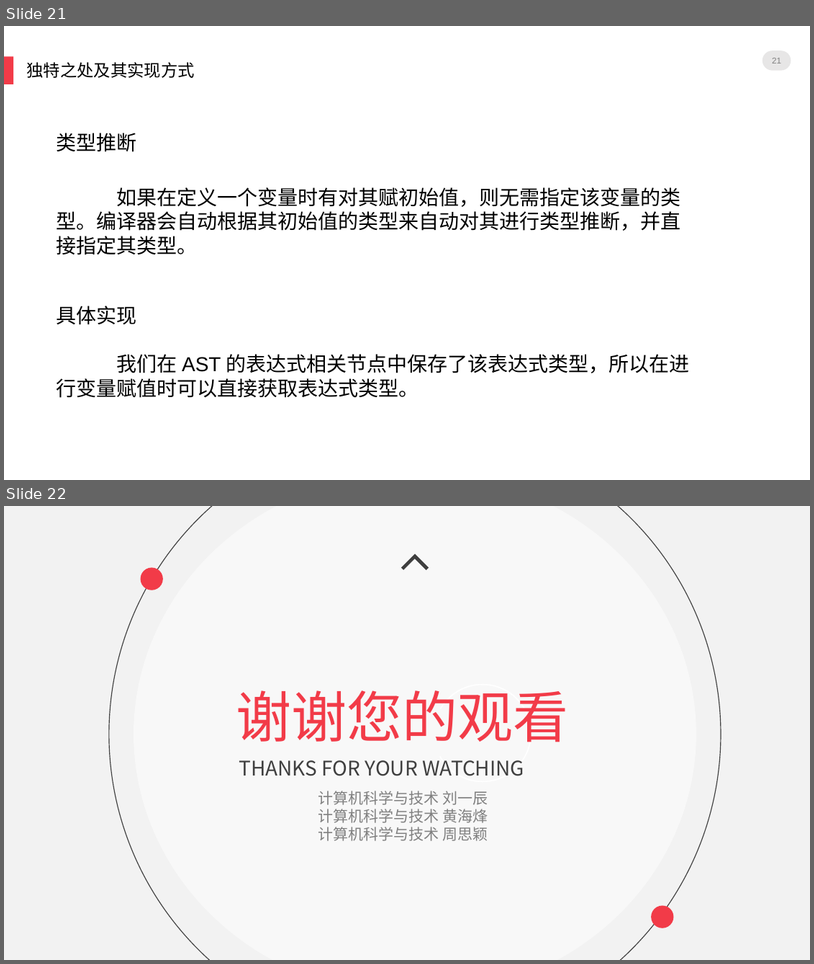
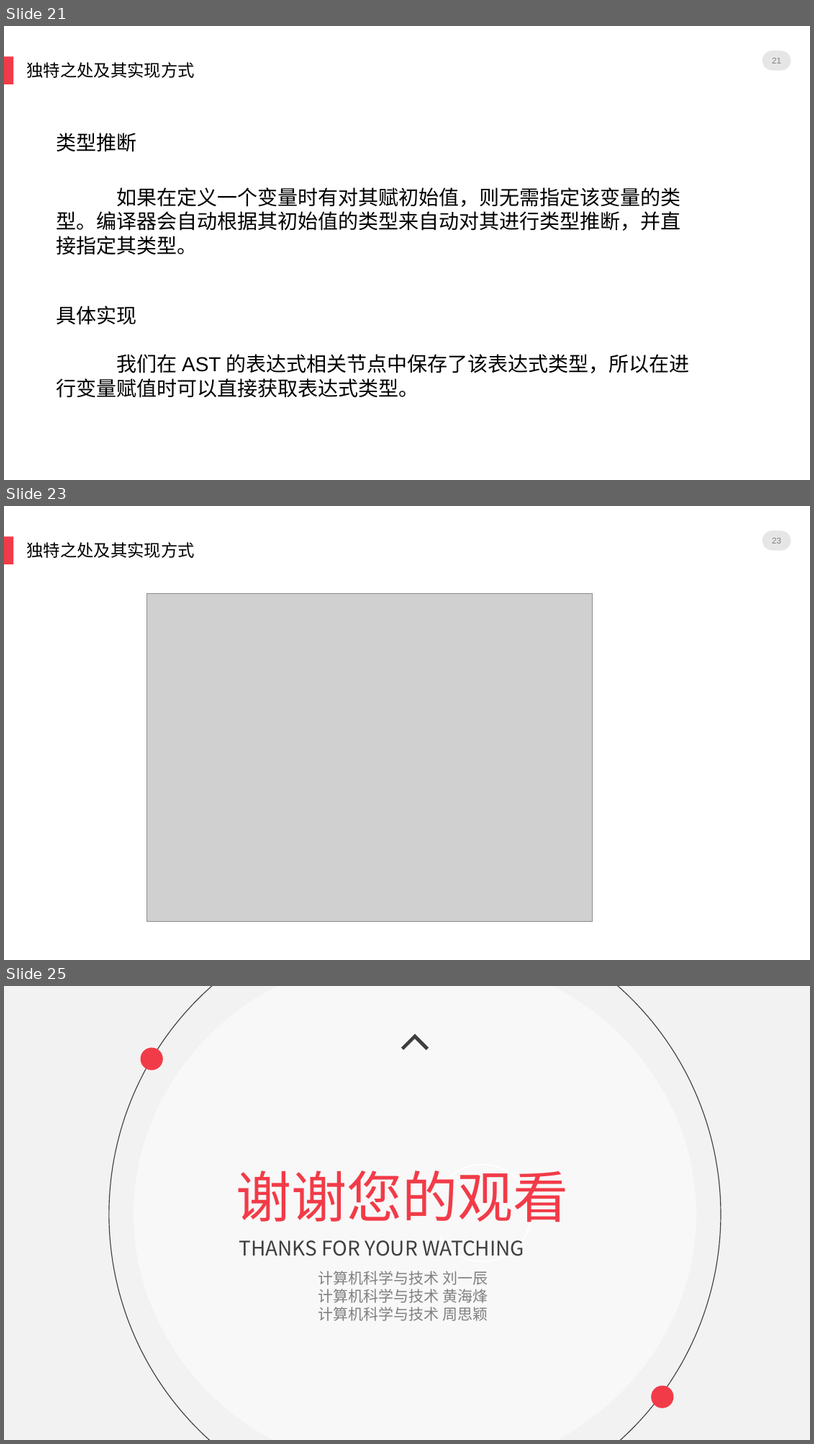
Before and after one commit to Skyminers/SkyCompiler, a slide deck: doc/SkyCompiler.pptx. Shown one above the other, each under a label of ours: slides 21 and 22 before the commit, slides 21, 23 and 25 after it; the slides between them are not shown. The pictures are 814x964 and 814x1444 pixels, drawn with LibreOffice and Linux fonts; fonts in the diff are those of the drawing; grey boxes stand for pictures; background and template pictures are left out. Boxes give left, top, right and bottom in pixels: in the first picture for what was removed or moved away, otherwise in the second. Text is boxed around its words. In the diff, an @@ line names an element or a change of style, - is before the commit and + after.

```diff
--- a/doc/SkyCompiler.pptx
+++ b/doc/SkyCompiler.pptx
@@ slide 23 added at (4,506,810,960), background picture (left out); not listed: 2 template elements that a slide beside it also shows @@
@@ text added at (26,542,195,558), 20 pt, text #000000 @@
+独特之处及其实现方式
@@ page number added at (772,538,782,543), 10 pt, text #808080 @@
+23
@@ picture added at (147,594,592,921) @@
@@ what was slide 22 is now slide 25 @@
```
Also in this commit, not shown: 2 other slides added.
